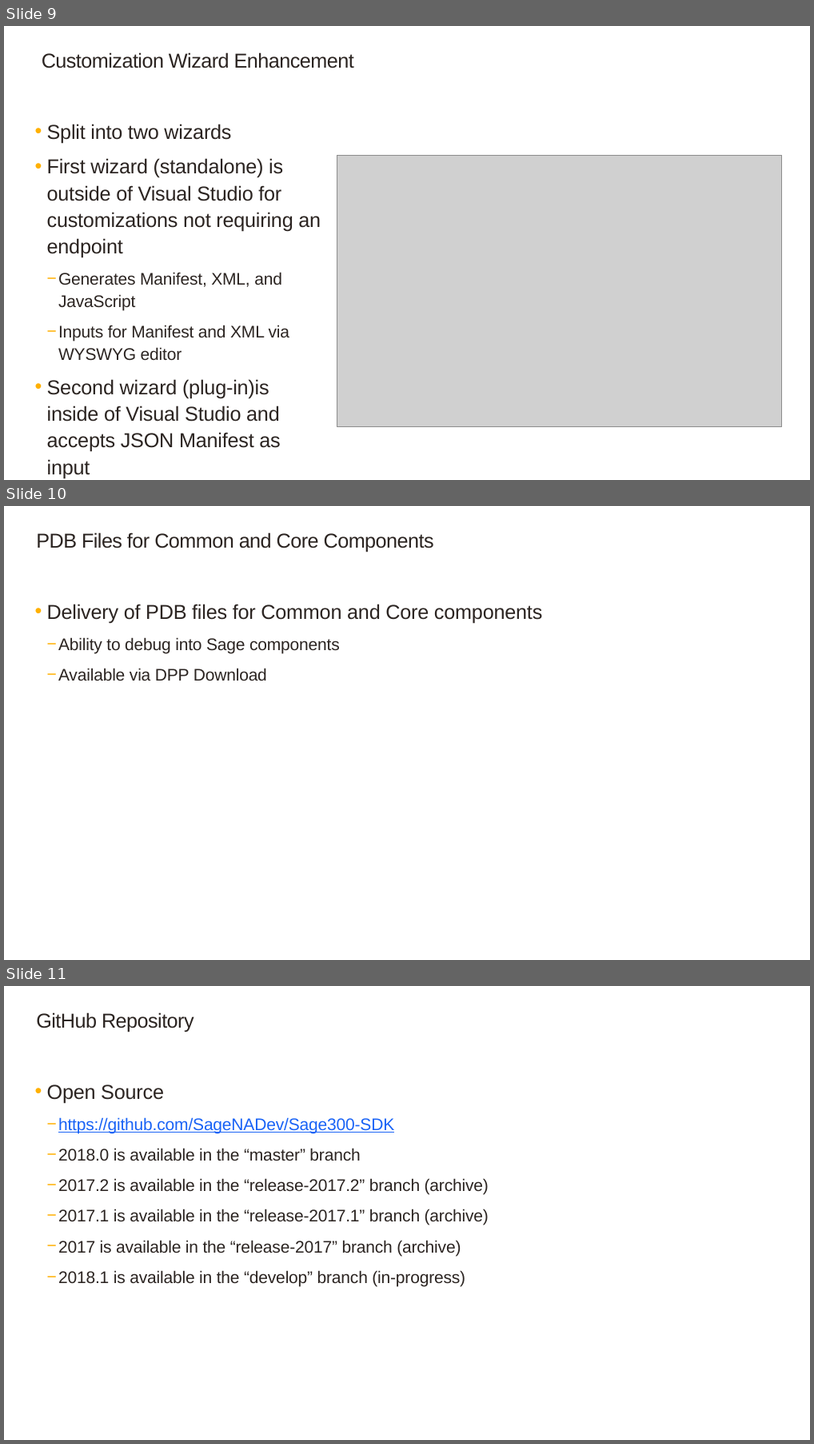
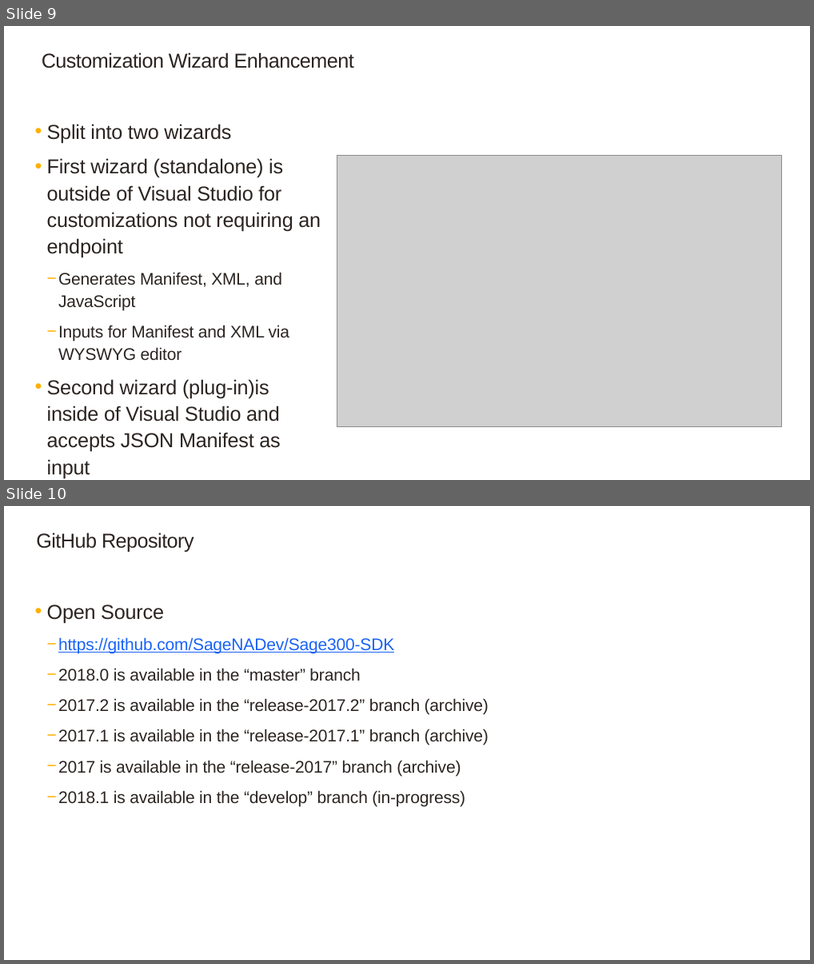
Before and after one commit to SageNADev/Sage300-SDK, a slide deck: docs/presentations/Sage300SDK_2018.0WebSDKOverview.pptx. Shown one above the other, each under a label of ours: slides 9, 10 and 11 before the commit, slides 9 and 10 after it. The pictures are 814x1444 and 814x964 pixels, drawn with LibreOffice and Linux fonts; fonts in the diff are those of the drawing; grey boxes stand for pictures; background and template pictures are left out. Boxes give left, top, right and bottom in pixels: in the first picture for what was removed or moved away, otherwise in the second. Text is boxed around its words. In the diff, an @@ line names an element or a change of style, - is before the commit and + after.

```diff
--- a/docs/presentations/Sage300SDK_2018.0WebSDKOverview.pptx
+++ b/docs/presentations/Sage300SDK_2018.0WebSDKOverview.pptx
@@ slide 10 removed at box(4, 506, 810, 960), background #FFFFFF @@
@@ title removed at box(36, 532, 434, 552) @@
-PDB Files for Common and Core Components
@@ text removed at box(47, 604, 542, 681) @@
-  • Delivery of PDB files for Common and Core components
-    − Ability to debug into Sage components
-    − Available via DPP Download
@@ what was slide 11 is now slide 10 @@
```
Also in this commit, not shown: 3 slides changed.
